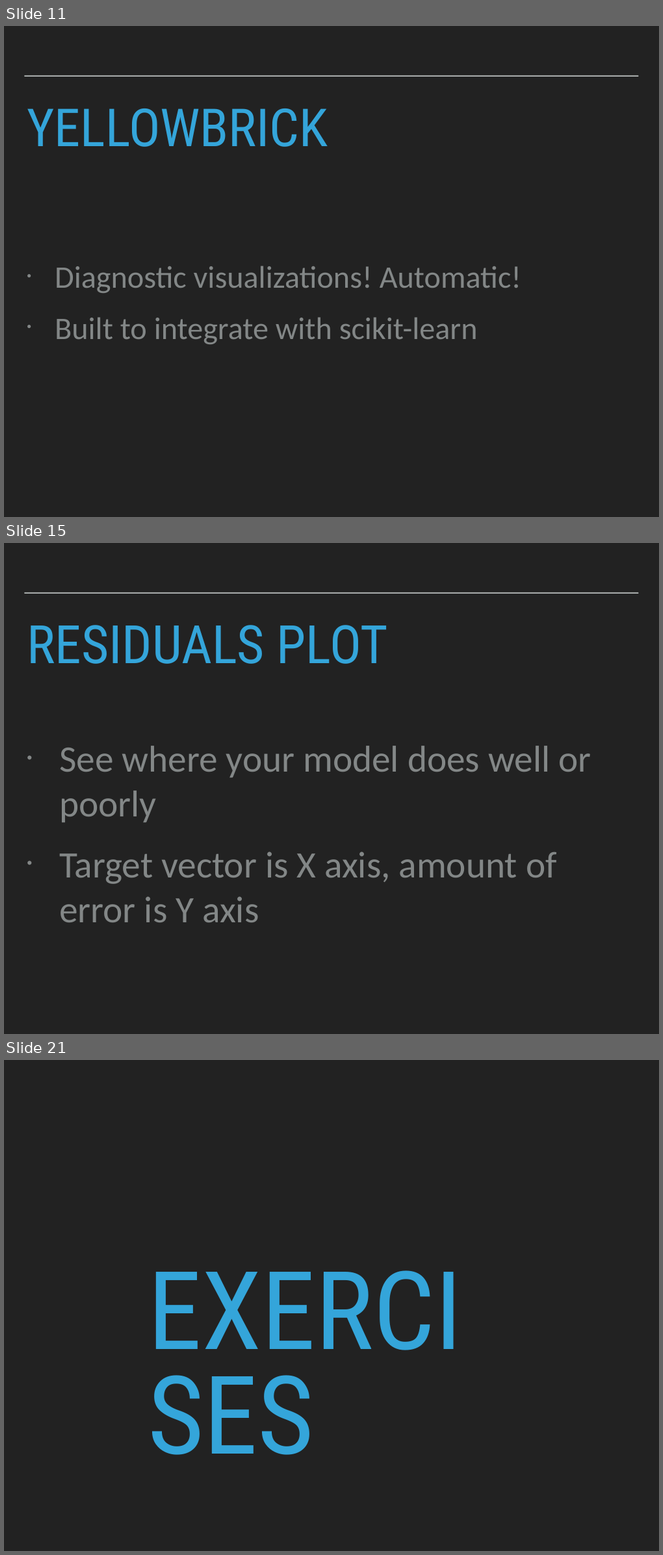
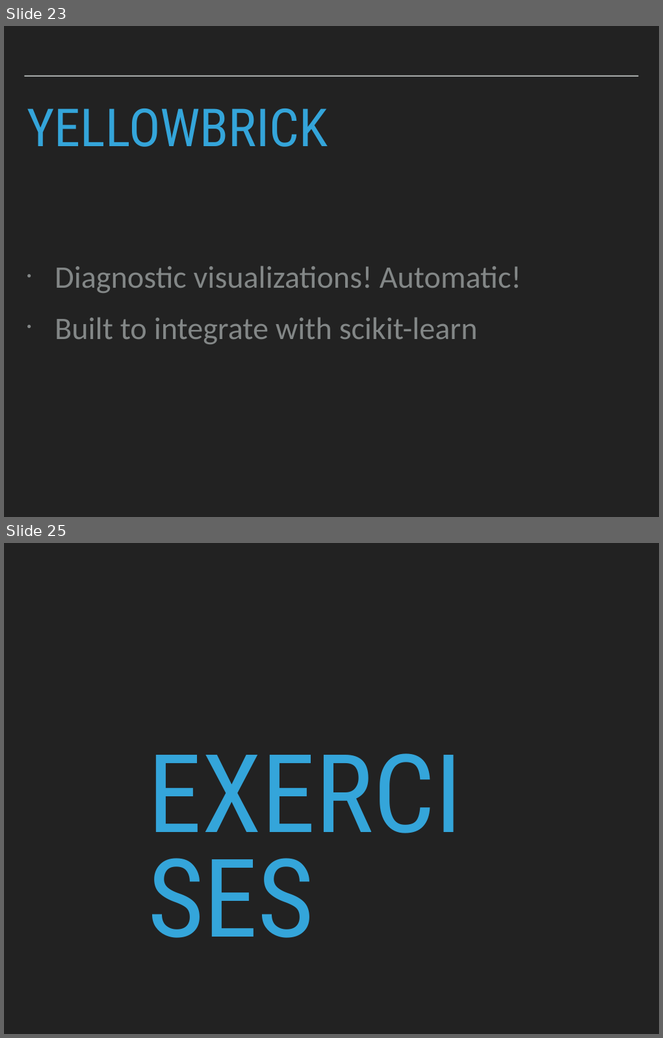
Before and after one commit to patricks1/noble-machine-learning, a slide deck: Session2/Session2_Slides.pptx. Shown one above the other, each under a label of ours: slides 11, 15 and 21 before the commit, slides 23 and 25 after it; the slides between them are not shown. The pictures are 663x1555 and 663x1038 pixels, drawn with LibreOffice and Linux fonts; fonts in the diff are those of the drawing. Boxes give left, top, right and bottom in pixels: in the first picture for what was removed or moved away, otherwise in the second. Text is boxed around its words. In the diff, an @@ line names an element or a change of style, - is before the commit and + after.

```diff
--- a/Session2/Session2_Slides.pptx
+++ b/Session2/Session2_Slides.pptx
@@ slide 15 removed at <box>4,543,659,1034</box>, background #222222; not listed: 1 template element that a slide beside it also shows @@
@@ title removed at <box>27,625,389,664</box> @@
-RESIDUALS PLOT
@@ text removed at <box>59,746,591,923</box> @@
-• See where your model does well or poorly
-• Target vector is X axis, amount of error is Y axis
@@ what was slide 11 is now slide 23 @@
@@ what was slide 21 is now slide 25 @@
```
Also in this commit, not shown: 4 slides changed, 39 slides added, 24 other slides removed, 3 other files.
